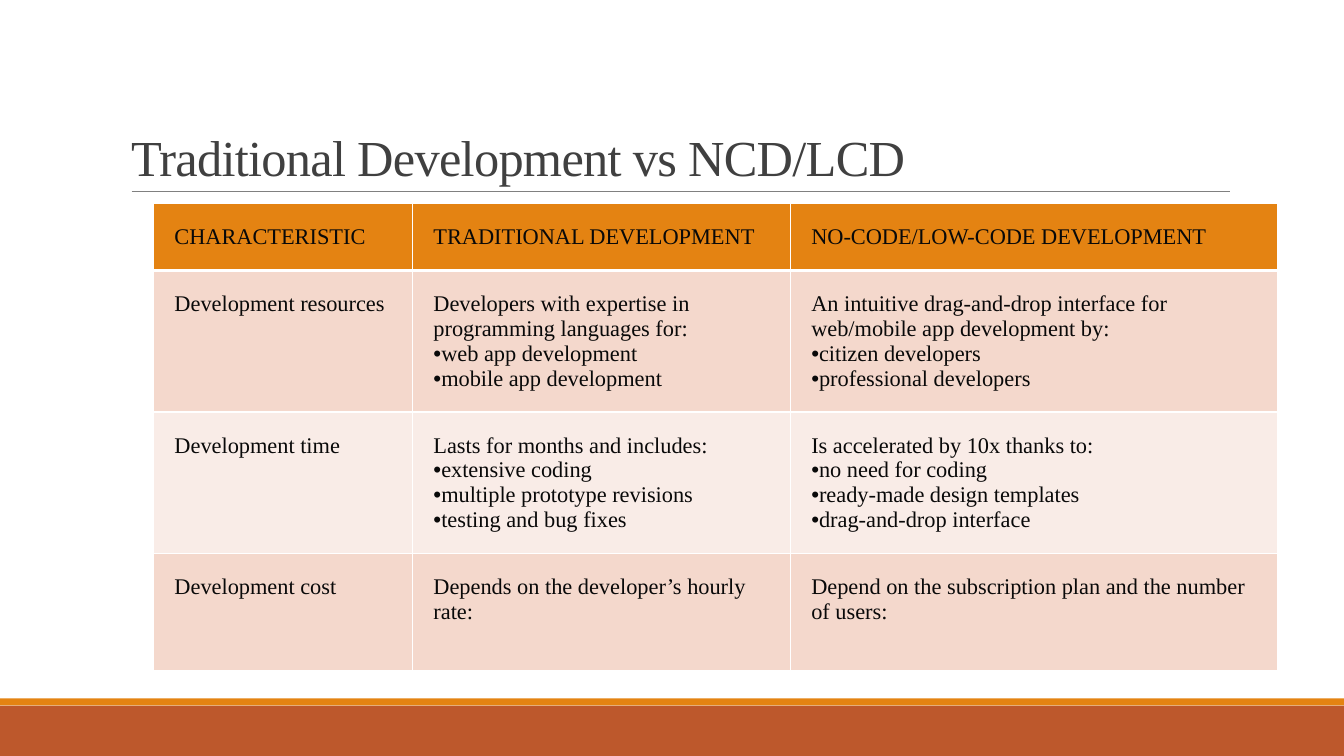
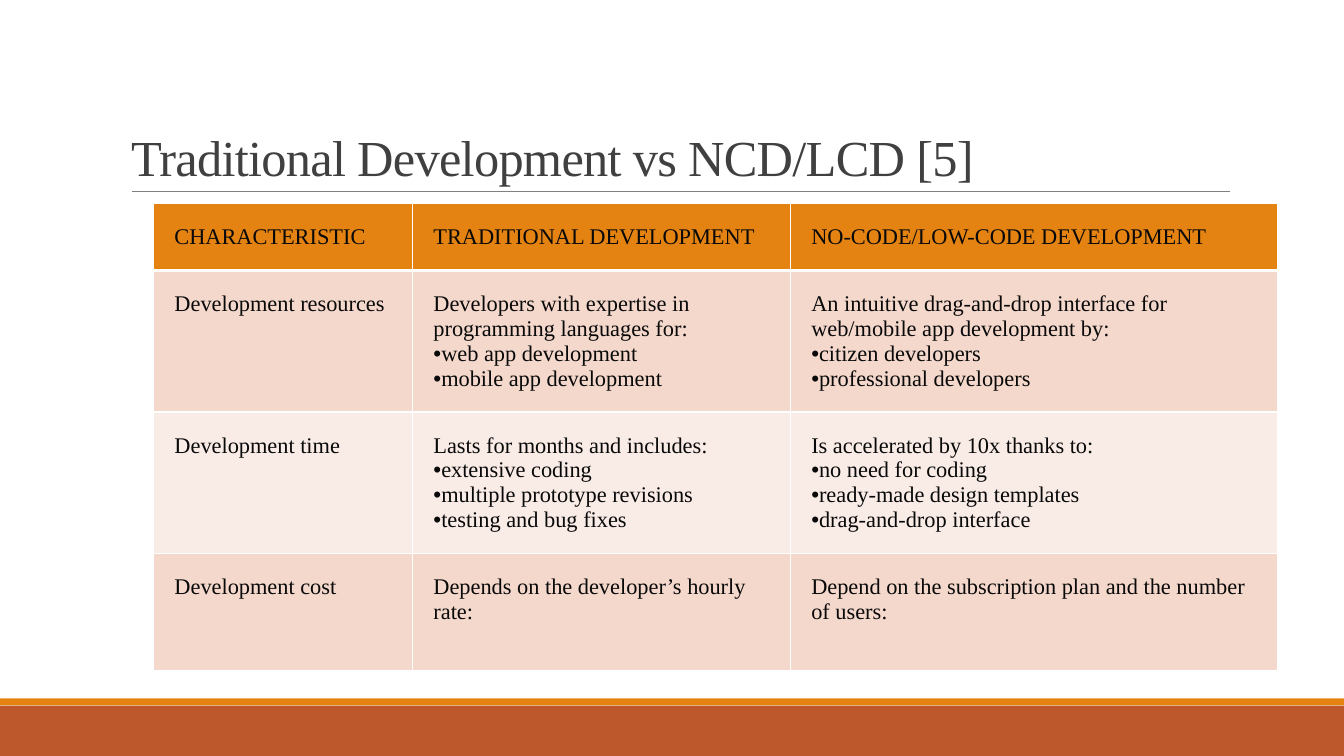
Before and after one commit to Ravishka123/Lectures_And_Talks, a slide deck: slide 5 of No-Code_Low-Code Development/No-Code_Low-Code Development.pptx. Drawn at 1344x756 pixels with LibreOffice and Linux fonts; fonts in the diff are those of the drawing. Boxes give left, top, right and bottom in pixels: in the first picture for what was removed or moved away, otherwise in the second. Text is boxed around its words. In the diff, an @@ line names an element or a change of style, - is before the commit and + after.

```diff
--- a/No-Code_Low-Code Development/No-Code_Low-Code Development.pptx
+++ b/No-Code_Low-Code Development/No-Code_Low-Code Development.pptx
@@ title at box(131, 141, 973, 186): text changed @@
-Traditional Development vs NCD/LCD
+Traditional Development vs NCD/LCD [5]
```
Also in this commit, not shown: 7 other slides changed, 4 slides added, 1 other file.
